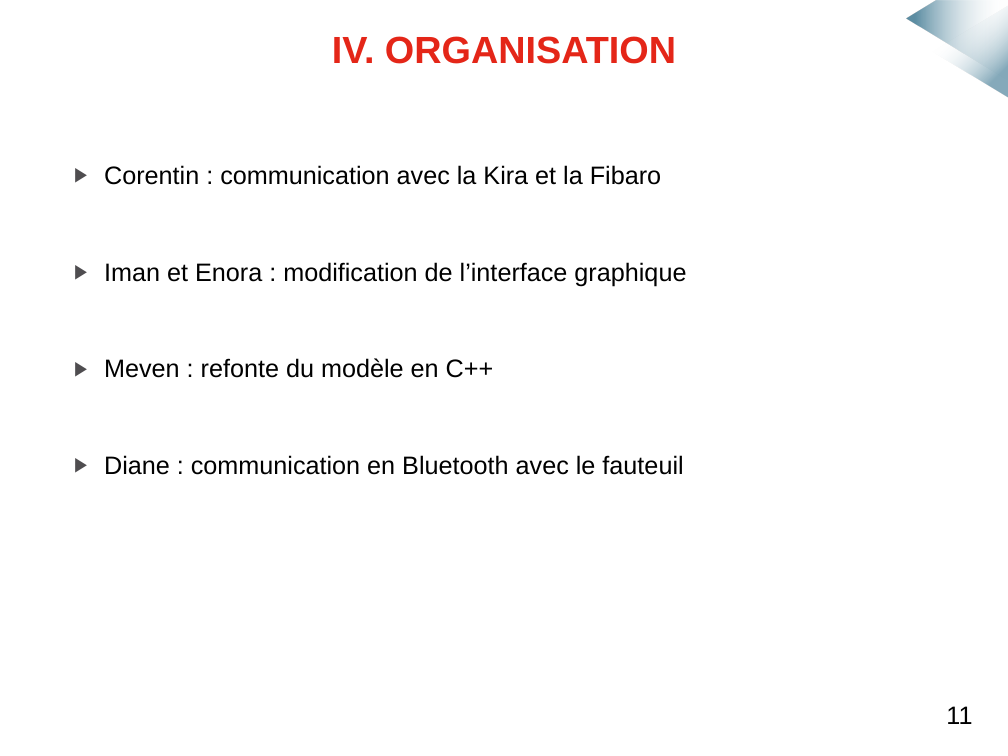
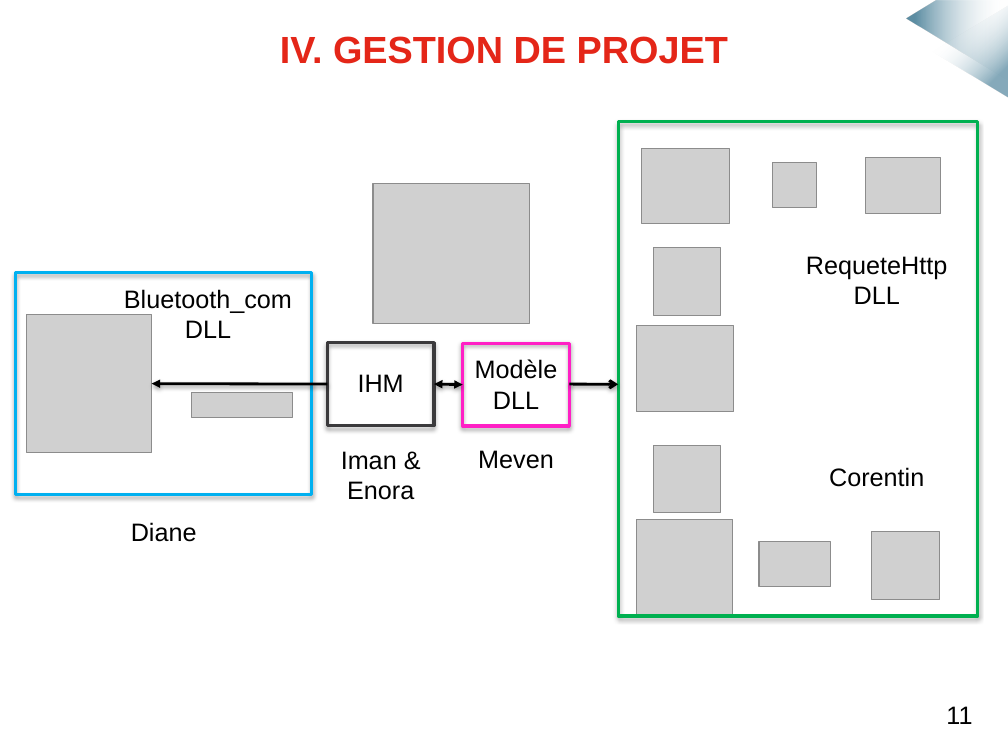
Before and after one commit to mmeven/EP_Domotique_Tablette, a slide deck: slide 15 of Rendu/Diapo_soutenance.pptx. Drawn at 1008x756 pixels with LibreOffice and Linux fonts; fonts in the diff are those of the drawing; grey boxes stand for pictures; background and template pictures are left out. Boxes give left, top, right and bottom in pixels: in the first picture for what was removed or moved away, otherwise in the second. Text is boxed around its words. In the diff, an @@ line names an element or a change of style, - is before the commit and + after.

Commit message:
Modif diapo

```diff
--- a/Rendu/Diapo_soutenance.pptx
+++ b/Rendu/Diapo_soutenance.pptx
@@ title at (280, 36, 728, 64): text changed @@
-IV. ORGANISATION
+IV. GESTION DE PROJET
@@ rectangle added at (618, 122, 978, 616), outline #00B050 2.25 pt @@
@@ picture added at (642, 148, 730, 223) @@
@@ text removed at (104, 165, 686, 475) @@
-▶ Corentin : communication avec la Kira et la Fibaro
-▶ Iman et Enora : modification de l’interface graphique
-▶ Meven : refonte du modèle en C++
-▶ Diane : communication en Bluetooth avec le fauteuil
@@ picture added at (772, 163, 816, 208) @@
@@ picture added at (866, 157, 940, 214) @@
@@ picture added at (373, 183, 529, 324) @@
@@ picture added at (653, 248, 721, 316) @@
@@ text added at (806, 256, 947, 304), 18 pt, text #000000 @@
+RequeteHttp
+DLL
@@ rectangle added at (15, 272, 311, 494), outline #00B0F0 2.25 pt @@
@@ text added at (124, 289, 292, 338), 18 pt, text #000000 @@
+Bluetooth_com
+DLL
@@ picture added at (27, 314, 152, 453) @@
@@ picture added at (636, 326, 734, 412) @@
@@ rectangle added at (328, 343, 434, 425), outline #3B3A3C 2.25 pt @@
@@ rectangle added at (463, 343, 570, 425), outline #FF20C5 2.25 pt @@
@@ text added at (475, 359, 558, 409), 18 pt, text #000000 @@
+Modèle
+DLL
@@ arrow added from (328, 384) to (151, 384), #000000 2 pt @@
@@ text added at (358, 374, 404, 392), 18 pt, text #000000 @@
+IHM
@@ double arrow added from (434, 384) to (463, 385), #000000 2 pt @@
@@ arrow added from (570, 384) to (618, 384), #000000 2 pt @@
@@ picture added at (192, 392, 293, 417) @@
@@ picture added at (653, 446, 721, 513) @@
@@ text added at (341, 451, 414, 500), 18 pt, text #000000 @@
+Iman &
+Enora
@@ text added at (478, 450, 554, 469), 18 pt, text #000000 @@
+Meven
@@ text added at (829, 467, 924, 487), 18 pt, text #000000 @@
+Corentin
@@ text added at (131, 522, 197, 542), 18 pt, text #000000 @@
+Diane
@@ picture added at (636, 519, 733, 616) @@
@@ picture added at (872, 532, 939, 600) @@
@@ picture added at (759, 541, 831, 587) @@
```
Also in this commit, not shown: 5 other slides changed, 1 slide removed, 2 other files.
